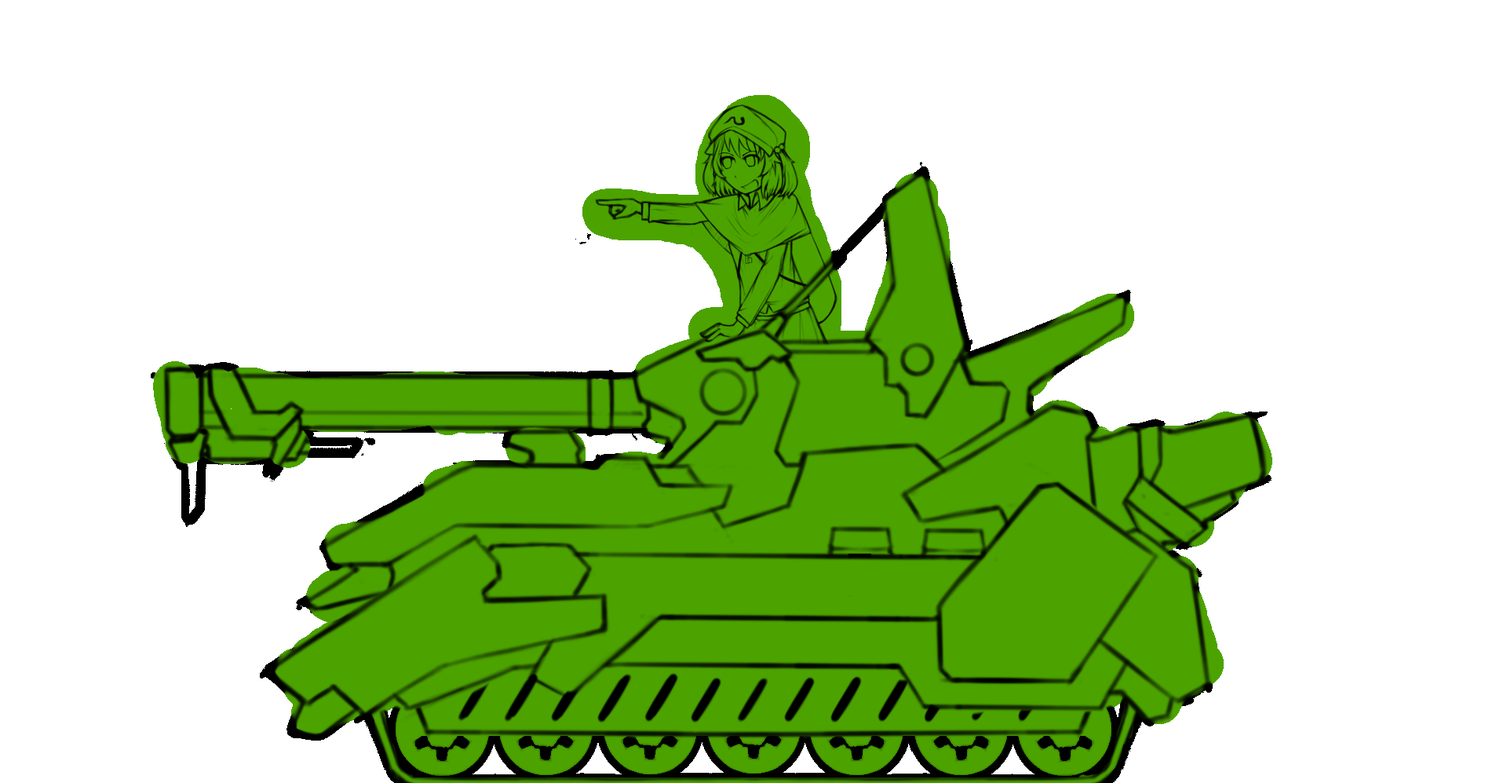
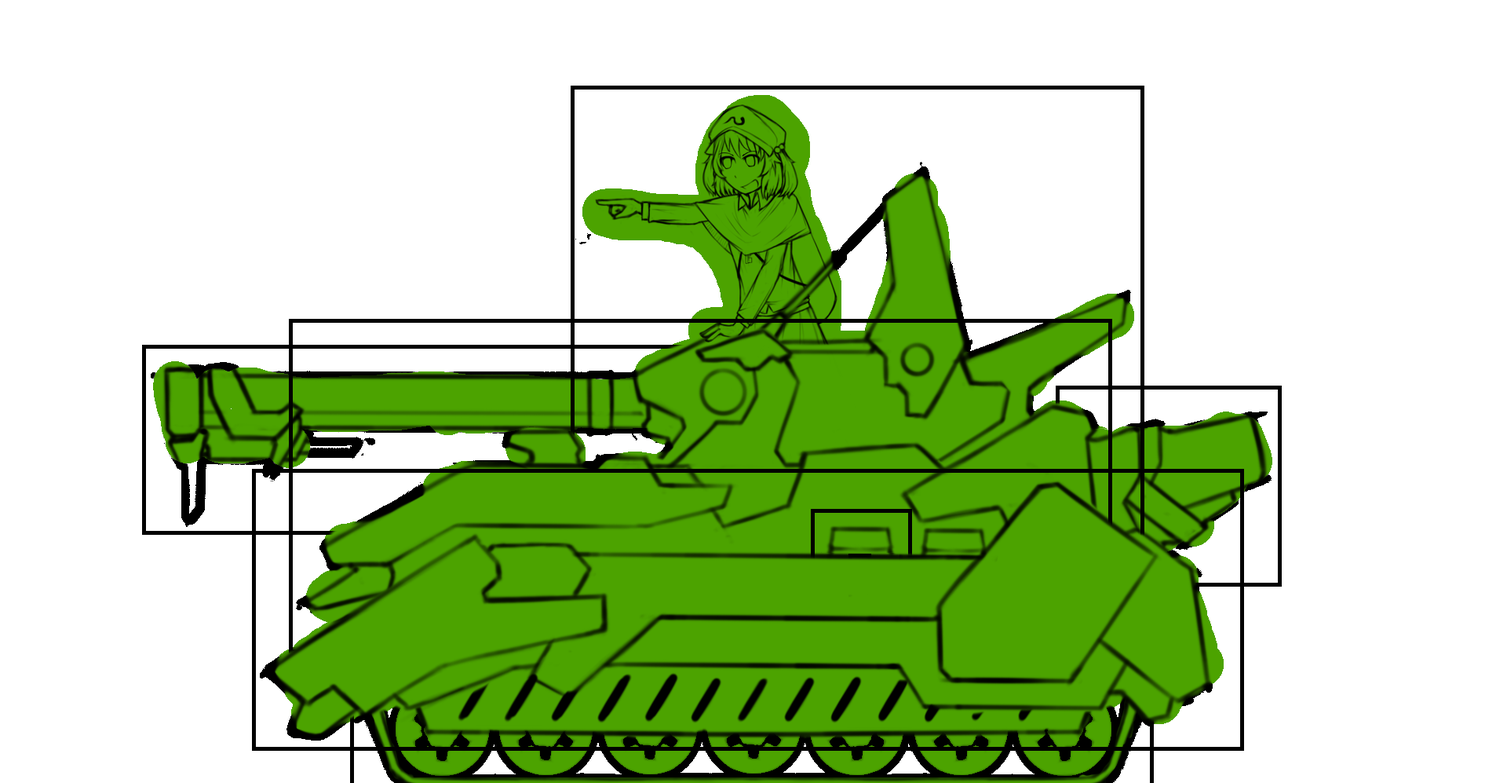
The second w=1507, h=783 image is a revision of the first. Changes to its layers:
painted on "Lower Core" over <box>251,468,1245,751</box>
painted on "Fasten Bit" over <box>810,508,913,559</box>
painted on "Upper Core" over <box>288,318,1113,654</box>
painted on "Top" over <box>570,85,1145,554</box>
painted on "Cannon" over <box>142,344,742,535</box>
painted on "Back" over <box>1055,385,1282,587</box>
removed layer "Treads Front" over <box>409,711,1098,736</box>
painted on "Treads" over <box>350,649,1154,783</box>
